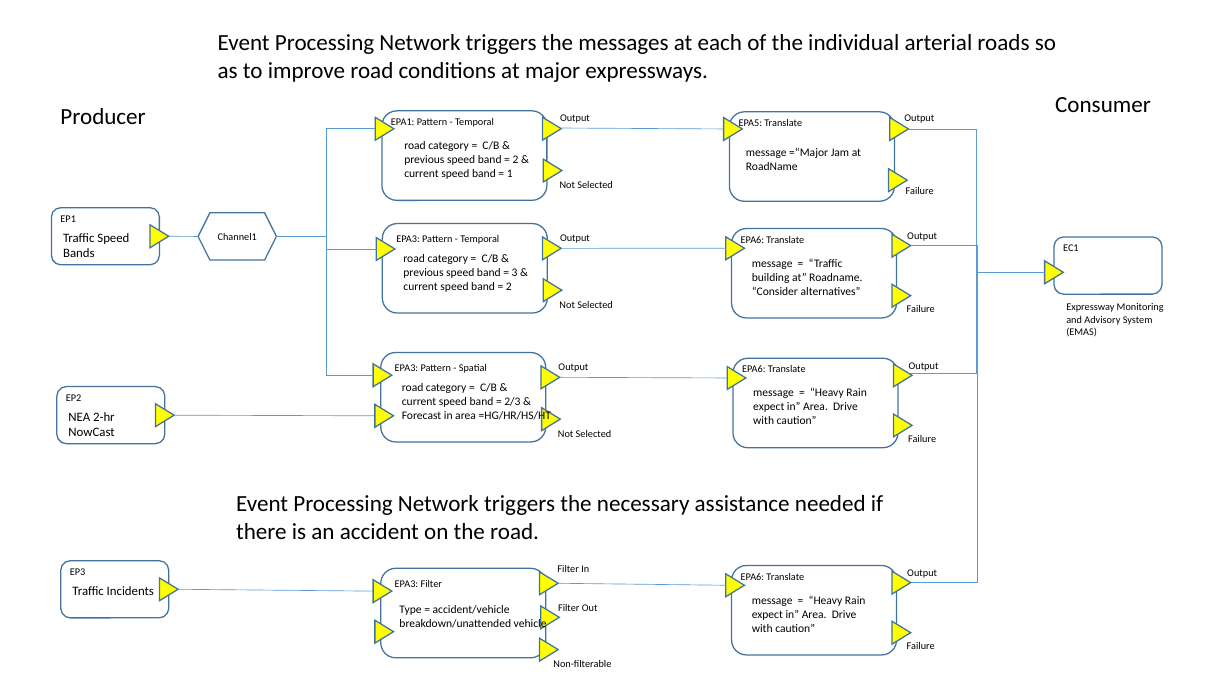
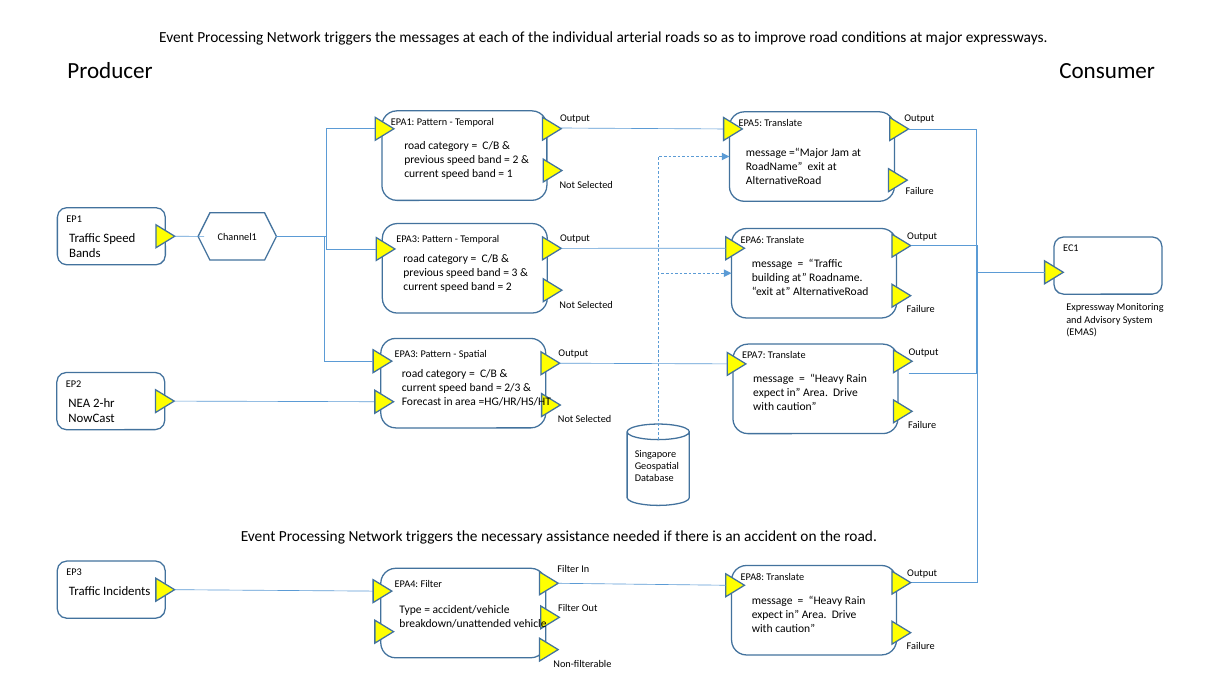
Before and after one commit to arynchoong/MTech-KE-SMID, a slide deck: slide 2 of reports/EPN Design.pptx. Drawn at 1232x693 pixels with LibreOffice and Linux fonts; fonts in the diff are those of the drawing. Boxes give left, top, right and bottom in pixels: in the first picture for what was removed or moved away, otherwise in the second. Text is boxed around its words. In the diff, an @@ line names an element or a change of style, - is before the commit and + after.

Commit message:
updated EPN design with nearest exit look-up Global State Element

```diff
--- a/reports/EPN Design.pptx
+++ b/reports/EPN Design.pptx
@@ text "Event Processing Network triggers the ..." at [159, 31, 1048, 45]: size 18 to 12 pt @@
@@ text "Event Processing Network triggers the ...": place and size @@
-text "Event Processing Network triggers the ..." at [218, 34, 1056, 82]
+text "Event Processing Network triggers the ..." at [159, 31, 1048, 45]
@@ text "Producer": place and size @@
-text "Producer" at [60, 108, 145, 124]
+text "Producer" at [67, 62, 152, 78]
@@ text "Consumer": place and size @@
-text "Consumer" at [1055, 97, 1151, 112]
+text "Consumer" at [1059, 63, 1155, 78]
@@ text at [746, 148, 861, 184]: text changed @@
-message =“Major Jam at RoadName
+message =“Major Jam at RoadName” exit at AlternativeRoad
@@ elbow arrow added from (658, 440) to (729, 156), #5B9BD5 0.5 pt dashed @@
@@ 2 texts, 1 rounded rectangle, 1 triangle, 1 line: place and size @@
-2 texts, 1 rounded rectangle, 1 triangle, 1 line at [52, 208, 198, 265]
+2 texts, 1 rounded rectangle, 1 triangle, 1 line at [57, 208, 204, 265]
@@ elbow line moved from (276, 237) - (373, 375) to (276, 237) - (373, 361) @@
@@ text at [752, 259, 868, 295]: text changed @@
-message = “Traffic building at” Roadname. “Consider alternatives”
+message = “Traffic building at” Roadname. “exit at” AlternativeRoad
@@ elbow arrow added from (658, 440) to (732, 274), #5B9BD5 0.5 pt dashed @@
@@ 9 texts, 8 triangles, 3 rounded rectangles, 2 lines: place and size @@
-9 texts, 8 triangles, 3 rounded rectangles, 2 lines at [56, 352, 939, 448]
+9 texts, 8 triangles, 3 rounded rectangles, 2 lines at [56, 338, 939, 433]
@@ text at [742, 351, 806, 362]: text changed @@
-EPA6: Translate
+EPA7: Translate
@@ cylinder added at [628, 424, 689, 506], outline #43739E 1 pt @@
@@ text added at [635, 450, 679, 481], 8 pt, text #000000 @@
+Singapore
+Geospatial
+Database
@@ text "Event Processing Network triggers the ...": place and size @@
-text "Event Processing Network triggers the ..." at [236, 495, 883, 539]
+text "Event Processing Network triggers the ..." at [241, 530, 877, 544]
@@ text "Event Processing Network triggers the ..." at [241, 530, 877, 544]: size 18 to 12 pt @@
@@ 2 texts, 1 rounded rectangle, 1 triangle, 1 line: place and size @@
-2 texts, 1 rounded rectangle, 1 triangle, 1 line at [61, 561, 373, 618]
+2 texts, 1 rounded rectangle, 1 triangle, 1 line at [57, 561, 373, 618]
@@ text at [395, 580, 442, 587]: text changed @@
-EPA3: Filter
+EPA4: Filter
@@ text at [741, 573, 804, 583]: text changed @@
-EPA6: Translate
+EPA8: Translate
```
Also in this commit, not shown: 1 other slide changed.
